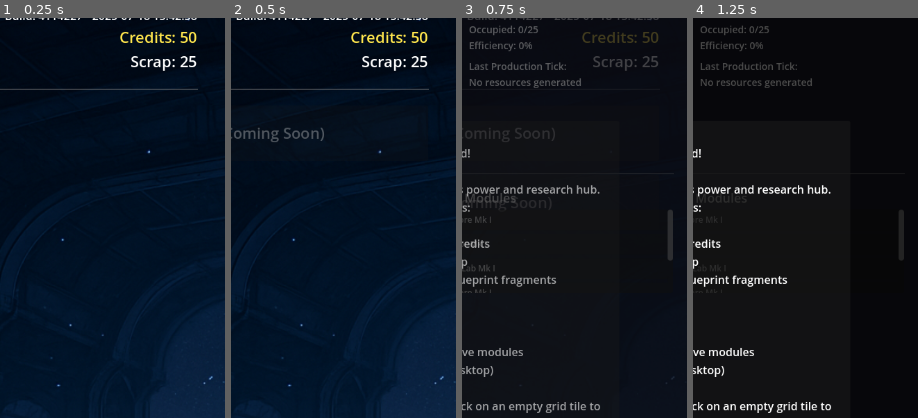
Above: before the commit, frames 1-4 (left to right).
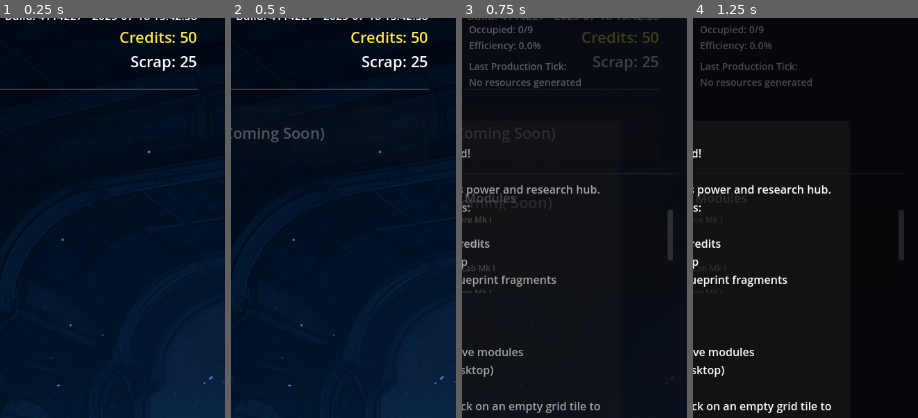
Above: after the commit, the same moments.

Repository: samjhill/echo-sector
Game: Godot game, scene res://scenes/menus/hangar.tscn
The game is run twice, just before and just after one commit, with the same random seed, the same clock (stepped at 60 frames per second) and the same inputs.
Inputs:
- Up to frame 1 (0.25 s): no input
- Up to frame 2 (0.5 s): no input
- Up to frame 3 (0.75 s): click "STELLAR GRID" at 0.5 s
- Up to frame 4 (1.25 s): no input
The pictures show only the part of the screen within x 50-100%, y 7-57%; the shares and areas given below are measured in that part.

Frames 1-2 are identical in both runs. In frame 3, 0.1% of the frame differs, in the area x 27-36%, y 2-8%; in frame 4, 0.1%.

Commit message:
fix issue when loading stellar grid

Diff:
--- a/scripts/core/grid_manager.gd
+++ b/scripts/core/grid_manager.gd
@@ -70,8 +70,67 @@
 		var parse_result = json.parse(json_string)
 		if parse_result == OK:
 			var data = json.data
-			# TODO: Implement grid loading from save data
+			print("Loaded grid data structure: ", data)
+
+			# Load placed tiles first (before changing grid size)
+			var tiles_to_load = []
+			if data.has("tiles"):
+				for tile_data in data.tiles:
+					var position_data = tile_data.position
+					var position: Vector2i
+
+					if position_data is Dictionary:
+						position = Vector2i(position_data.x, position_data.y)
+					elif position_data is Array and position_data.size() >= 2:
+						position = Vector2i(position_data[0], position_data[1])
+					else:
+						print("Warning: Invalid position format in tile data")
+						continue
+
+					var item_name = tile_data.item_name
+					var item_type = tile_data.item_type
+
+					tiles_to_load.append({
+						"position": position,
+						"item_name": item_name,
+						"item_type": item_type
+					})
+
+			# Load grid size if it exists
+			if data.has("grid_size"):
+				var grid_size_data = data.grid_size
+				if grid_size_data is Dictionary:
+					grid_size = Vector2i(grid_size_data.x, grid_size_data.y)
+				elif grid_size_data is Array and grid_size_data.size() >= 2:
+					grid_size = Vector2i(grid_size_data[0], grid_size_data[1])
+				else:
+					print("Warning: Invalid grid_size format in save data")
+					grid_size = Vector2i(3, 3)  # Default fallback
+
+			# Reinitialize grid with new size
+			initialize_grid()
+
+			# Now place the items on the newly initialized grid
+			for tile_data in tiles_to_load:
+				var item = find_item_by_name(tile_data.item_name)
+				if item != null:
+					var position = tile_data.position
+					# Check if position is valid for the new grid size
+					if is_valid_position(position):
+						var tile = grid_tiles[position.x][position.y]
+						tile.place_item(item)
+						tile_placed.emit(position, item)
+						print("Loaded item ", tile_data.item_name, " at position ", position)
+					else:
+						print("Warning: Position ", position, " is invalid for grid size ", grid_size)
+				else:
+					print("Warning: Could not find item ", tile_data.item_name, " for loading")
+
 			print("Grid data loaded from save file")
+		else:
+			print("Error parsing grid save data")
+	else:
+		print("No grid save file found, starting with empty grid")
 
 func save_grid_data():
 	"""Save current grid state to file"""
@@ -207,11 +266,11 @@
 					else:
 						resources_generated[resource_type] = total_amount
 
-	# Add generated resources to player data
+	# Add generated resources to player data using signal-emitting functions
 	if resources_generated.credits > 0:
-		PlayerData.credits += resources_generated.credits
+		PlayerData.add_credits(resources_generated.credits)
 	if resources_generated.scrap > 0:
-		PlayerData.scrap += resources_generated.scrap
+		PlayerData.add_scrap(resources_generated.scrap)
 
 	# Store research and discovery points for future use
 	if resources_generated.research_points > 0:
@@ -245,3 +304,78 @@
 func _on_event_triggered(event: Dictionary):
 	"""Handle random event"""
 	print("Event triggered: ", event.name)
+
+func find_item_by_name(item_name: String) -> Item:
+	"""Find an item by name in the player's inventory or create it if it's a grid module"""
+	# First, try to find in player inventory
+	for item in PlayerData.inventory:
+		if item != null and item.name == item_name:
+			return item
+
+	# If not found in inventory, try to create it based on the name
+	# This handles cases where items were on the grid but not in inventory
+	if item_name.contains("Power Core"):
+		return create_power_core_item()
+	elif item_name.contains("Extractor"):
+		return create_extractor_item()
+	elif item_name.contains("Research Lab"):
+		return create_research_lab_item()
+
+	print("Could not find or create item: ", item_name)
+	return null
+
+func create_power_core_item() -> Item:
+	"""Create a Power Core item"""
+	var item = load("res://scripts/core/item.gd").new()
+	item.name = "Power Core Mk I"
+	item.description = "Basic power generation module. Provides energy to adjacent modules."
+	item.slot_type = "grid_module"
+	item.icon_path = "res://assets/textures/plasma-core.png"
+	item.stats = {
+		"production": {
+			"credits": 2
+		},
+		"adjacency_bonus": {
+			"type": "power",
+			"bonus": 0.2
+		}
+	}
+	item.type = "grid_module"
+	if item.icon_path != "":
+		item.icon = load(item.icon_path)
+	return item
+
+func create_extractor_item() -> Item:
+	"""Create an Extractor item"""
+	var item = load("res://scripts/core/item.gd").new()
+	item.name = "Extractor Mk I"
+	item.description = "Processes raw materials into scrap metal. Benefits from power adjacency."
+	item.slot_type = "grid_module"
+	item.icon_path = "res://assets/textures/uranium.png"
+	item.stats = {
+		"production": {
+			"scrap": 3
+		}
+	}
+	item.type = "grid_module"
+	if item.icon_path != "":
+		item.icon = load(item.icon_path)
+	return item
+
+func create_research_lab_item() -> Item:
+	"""Create a Research Lab item"""
+	var item = load("res://scripts/core/item.gd").new()
+	item.name = "Research Lab Mk I"
+	item.description = "Generates research points and blueprint fragments for technology development."
+	item.slot_type = "grid_module"
+	item.icon_path = "res://assets/textures/portal.png"
+	item.stats = {
+		"production": {
+			"research_points": 1,
+			"blueprint_fragments": 1
+		}
+	}
+	item.type = "grid_module"
+	if item.icon_path != "":
+		item.icon = load(item.icon_path)
+	return item
--- a/scripts/ui/hangar.gd
+++ b/scripts/ui/hangar.gd
@@ -13,14 +13,16 @@
 
 func _ready():
 	PlayerData.load_game()
-	build_label.text = "Build: " + BuildVersion.BUILD_VERSION + " - " + BuildVersion.BUILD_TIMESTAMP
-	credits_label.text = "Credits: " + str(PlayerData.credits)
-	scrap_label.text = "Scrap: " + str(PlayerData.scrap)
+	update_ui_display()
 
 	# Connect button signals
 	launch_button.pressed.connect(_on_launch_button_pressed)
 	ship_loadout_button.pressed.connect(_on_ship_loadout_button_pressed)
 	stellar_grid_button.pressed.connect(_on_stellar_grid_button_pressed)
+
+	# Connect to PlayerData signals for dynamic updates
+	PlayerData.credits_changed.connect(_on_credits_changed)
+	PlayerData.scrap_changed.connect(_on_scrap_changed)
 
 	# Simple entrance animations
 	_animate_ui_elements()
@@ -99,7 +101,32 @@
 		print("Please equip at least one weapon and one engine before launching!")
 		return
 
-	# If properly equipped, launch the game
+func update_ui_display():
+	"""Update all UI elements with current data"""
+	build_label.text = "Build: " + BuildVersion.BUILD_VERSION + " - " + BuildVersion.BUILD_TIMESTAMP
+	credits_label.text = "Credits: " + str(PlayerData.credits)
+	scrap_label.text = "Scrap: " + str(PlayerData.scrap)
+
+func _on_credits_changed(new_amount: int):
+	"""Handle credits change with animation"""
+	credits_label.text = "Credits: " + str(new_amount)
+	_animate_value_change(credits_label)
+
+func _on_scrap_changed(new_amount: int):
+	"""Handle scrap change with animation"""
+	scrap_label.text = "Scrap: " + str(new_amount)
+	_animate_value_change(scrap_label)
+
+func _animate_value_change(label: Label):
+	"""Animate a label when its value changes"""
+	# Create a subtle scale animation
 	var tween = create_tween()
-	tween.tween_property(self, "modulate:a", 0.0, 0.3)
-	tween.tween_callback(func(): get_tree().change_scene_to_file("res://scenes/game/node_2d.tscn"))
+	tween.set_parallel(true)
+
+	# Scale up slightly
+	tween.tween_property(label, "scale", Vector2(1.1, 1.1), 0.1)
+	tween.tween_property(label, "modulate", Color.YELLOW, 0.1)
+
+	# Scale back down
+	tween.tween_property(label, "scale", Vector2(1.0, 1.0), 0.2).set_delay(0.1)
+	tween.tween_property(label, "modulate", Color.WHITE, 0.2).set_delay(0.1)
--- a/scripts/ui/stellar_grid_ui.gd
+++ b/scripts/ui/stellar_grid_ui.gd
@@ -62,12 +62,25 @@
 	grid_manager.tile_removed.connect(_on_tile_removed)
 	add_child(grid_manager)
 
+	# Wait a frame for the grid manager to load data, then refresh UI
+	await get_tree().process_frame
+	refresh_grid_ui()
+
+func refresh_grid_ui():
+	"""Refresh the grid UI to match the current grid state"""
+	create_grid_ui()
+	update_grid_display()
+	update_grid_info()
+
 func create_grid_ui():
 	"""Create the visual grid UI"""
 	# Get grid size from grid manager
 	if grid_manager != null:
 		grid_size = grid_manager.grid_size
 
+	# Clear existing grid UI
+	clear_grid_ui()
+
 	grid_container.columns = grid_size.x
 
 	# Initialize grid tile buttons array
@@ -80,6 +93,15 @@
 			var tile_button = create_tile_button(Vector2i(x, y))
 			grid_container.add_child(tile_button)
 			grid_tile_buttons[x][y] = tile_button
+
+func clear_grid_ui():
+	"""Clear the existing grid UI"""
+	# Remove existing tile buttons
+	for child in grid_container.get_children():
+		child.queue_free()
+
+	# Clear the buttons array
+	grid_tile_buttons.clear()
 
 func create_tile_button(grid_position: Vector2i) -> Button:
 	"""Create a button for a grid tile"""
@@ -366,6 +388,12 @@
 func update_tile_display(grid_position: Vector2i):
 	"""Update the display of a specific tile"""
 	var tile = grid_manager.get_tile(grid_position)
+
+	# Check if grid_tile_buttons array is valid for this position
+	if grid_position.x >= grid_tile_buttons.size() or grid_position.y >= grid_tile_buttons[0].size():
+		print("Warning: Grid position ", grid_position, " is out of bounds for UI buttons")
+		return
+
 	var button = grid_tile_buttons[grid_position.x][grid_position.y]
 
 	if tile == null or button == null:
